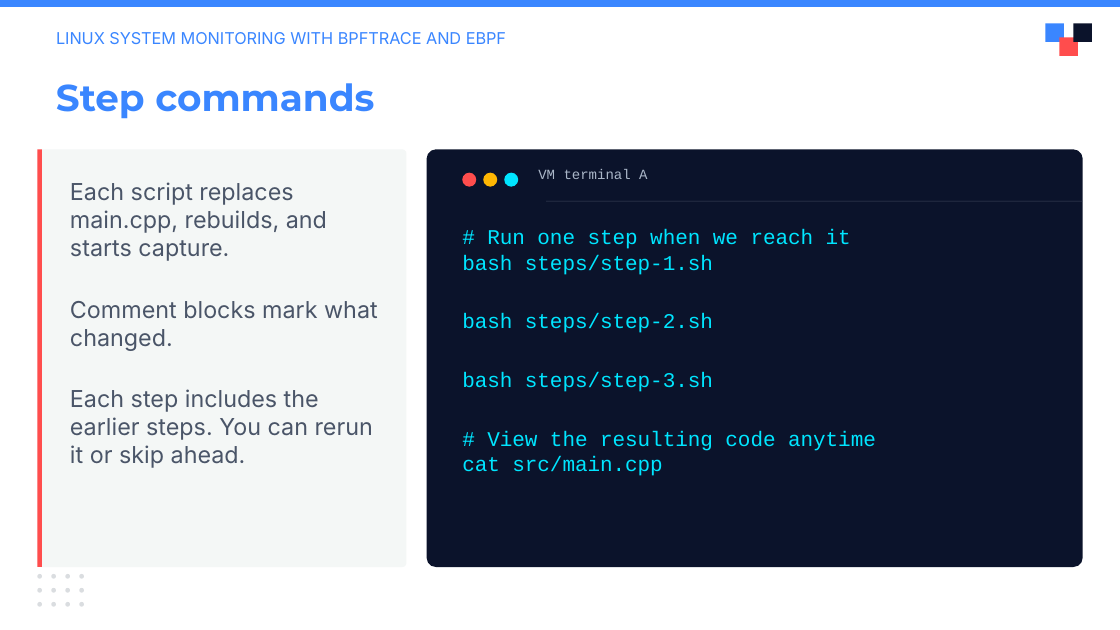
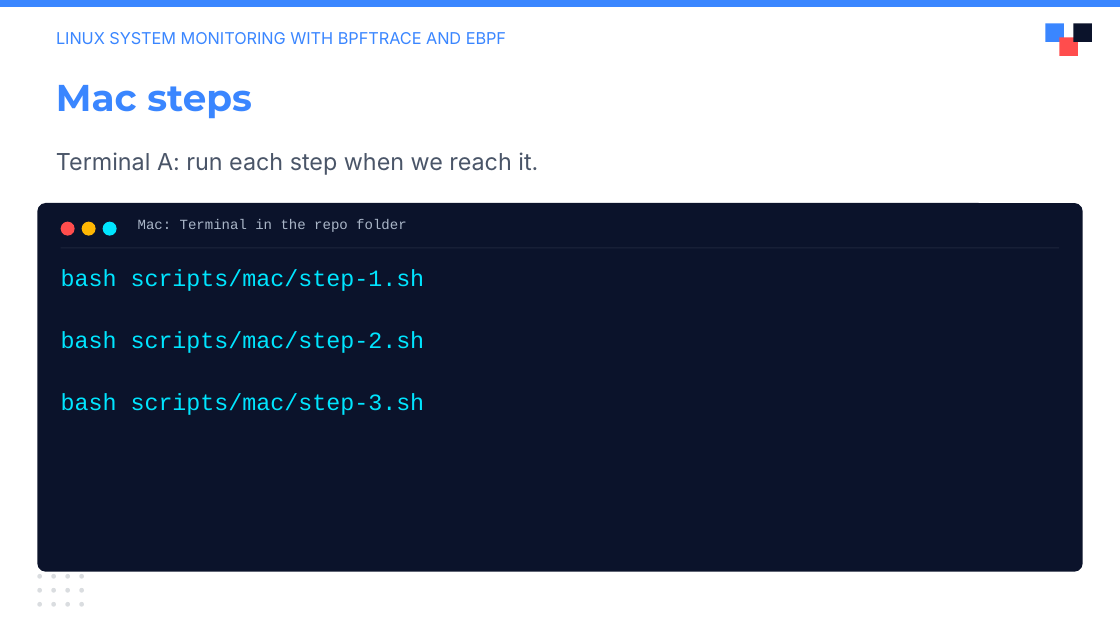
Before and after one commit to julianshalaby-perj/falco-libs-workshop, a slide deck: slide 7 of presentation/falco-libs-intro.pptx. Drawn at 1120x630 pixels with LibreOffice and Linux fonts; fonts in the diff are those of the drawing; background and template pictures are left out. Boxes give left, top, right and bottom in pixels: in the first picture for what was removed or moved away, otherwise in the second. Text is boxed around its words. In the diff, an @@ line names an element or a change of style, - is before the commit and + after.

Commit message:
Show separate Mac and Windows step commands in slides

```diff
--- a/presentation/falco-libs-intro.pptx
+++ b/presentation/falco-libs-intro.pptx
@@ text at [56, 85, 252, 119]: text changed @@
-Step commands
+Mac steps
@@ rounded rectangle removed at [37, 149, 407, 567] @@
@@ rectangle removed at [37, 149, 41, 567] @@
@@ text at [56, 152, 538, 175]: text changed @@
-Each script replaces main.cpp, rebuilds, and starts capture.
-Comment blocks mark what changed.
-Each step includes the earlier steps. You can rerun it or skip ahead.
+Terminal A: run each step when we reach it.
@@ rounded rectangle: place and size @@
-rounded rectangle at [427, 149, 1083, 567]
+rounded rectangle at [37, 203, 1082, 571]
@@ ellipse: place and size @@
-ellipse at [463, 172, 476, 186]
+ellipse at [60, 222, 74, 235]
@@ ellipse: place and size @@
-ellipse at [483, 172, 496, 186]
+ellipse at [82, 222, 95, 235]
@@ ellipse: place and size @@
-ellipse at [504, 172, 517, 186]
+ellipse at [103, 222, 116, 235]
@@ text at [138, 219, 406, 232]: text changed @@
-VM terminal A
+Mac: Terminal in the repo folder
@@ rectangle: place and size @@
-rectangle at [547, 200, 1083, 202]
+rectangle at [60, 248, 1060, 249]
@@ text at [61, 270, 425, 415]: text changed; size 13.5 to 15 pt @@
-# Run one step when we reach it
-bash steps/step-1.sh
-bash steps/step-2.sh
-bash steps/step-3.sh
-# View the resulting code anytime
-cat src/main.cpp
+bash scripts/mac/step-1.sh
+bash scripts/mac/step-2.sh
+bash scripts/mac/step-3.sh
```
Also in this commit, not shown: 6 other slides changed, 1 slide added.
